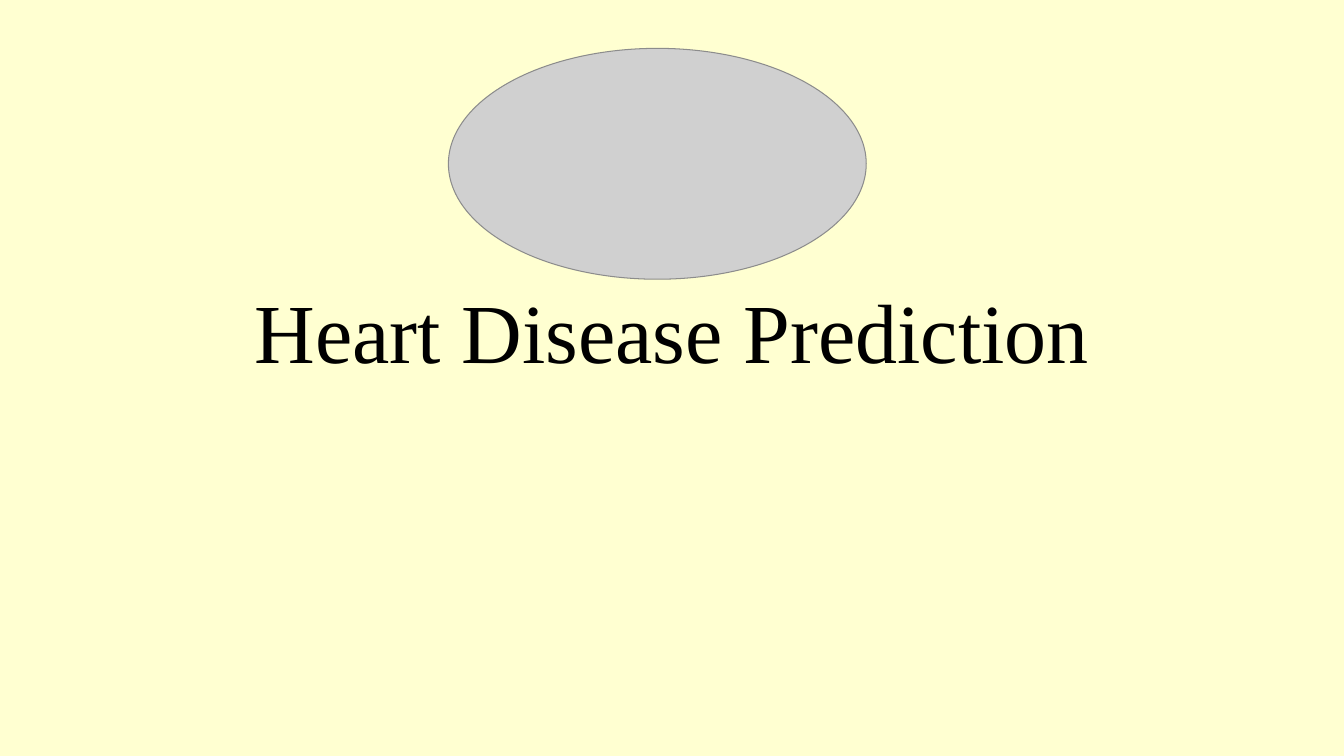
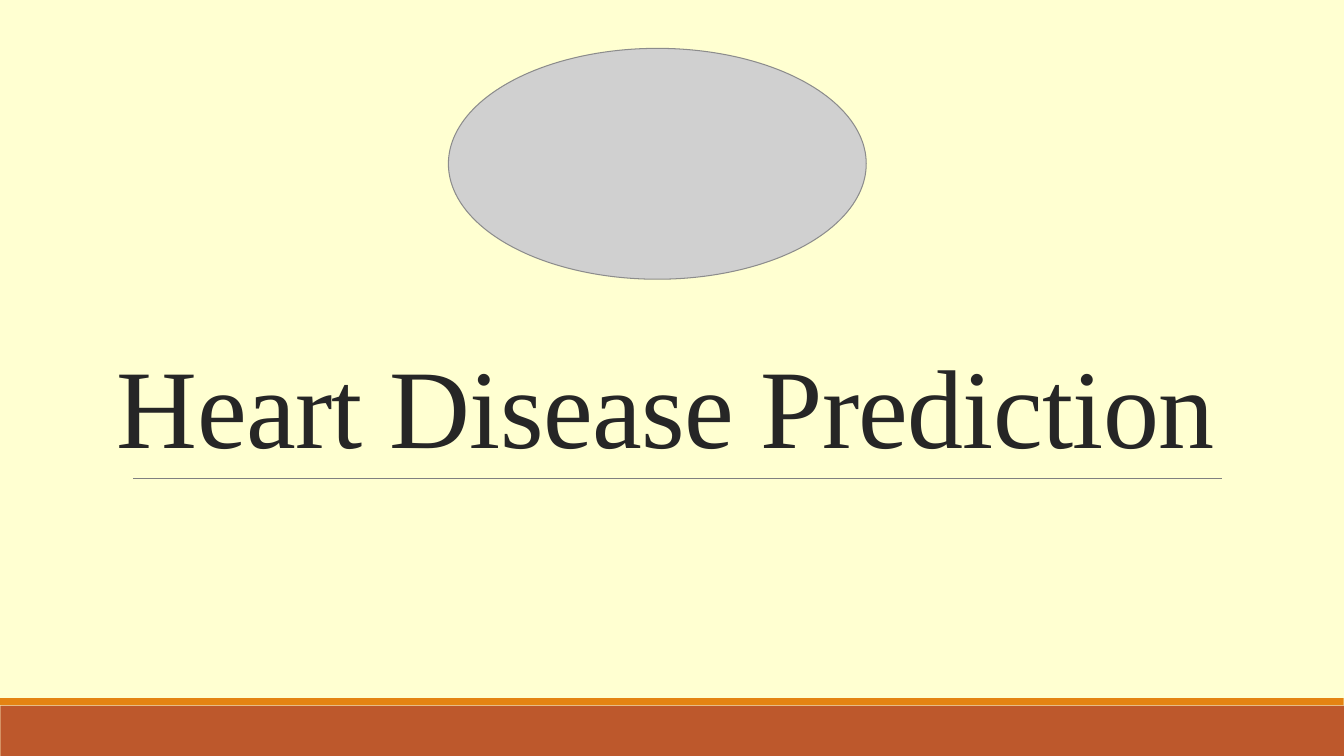
Before and after one commit to Mano181/Heart_Disease_Prediction, a slide deck: slide 1 of Heart Disease Prediction.pptx. Drawn at 1344x756 pixels with LibreOffice and Linux fonts; fonts in the diff are those of the drawing; grey boxes stand for pictures. Boxes give left, top, right and bottom in pixels: in the first picture for what was removed or moved away, otherwise in the second. Text is boxed around its words. In the diff, an @@ line names an element or a change of style, - is before the commit and + after.

```diff
--- a/Heart Disease Prediction.pptx
+++ b/Heart Disease Prediction.pptx
@@ title "Heart Disease Prediction": place and size @@
-title "Heart Disease Prediction" at (254,304,1089,364)
+title "Heart Disease Prediction" at (117,370,1214,449)
@@ title "Heart Disease Prediction" at (117,370,1214,449): size 60 to 80 pt, text colour #000000 to #262626, letter spacing 0 to -0.5 pt; alignment centre to left; line spacing 0.9 to 0.85 @@
@@ line added from (133, 479) to (1222, 479), #808080 0.5 pt @@
@@ rectangle added at (0,706,1344,756), fill #BD582C @@
@@ rectangle added at (0,699,1344,706), fill #E48312 @@
```
Also in this commit, not shown: 3 other slides changed, 1 slide added.
